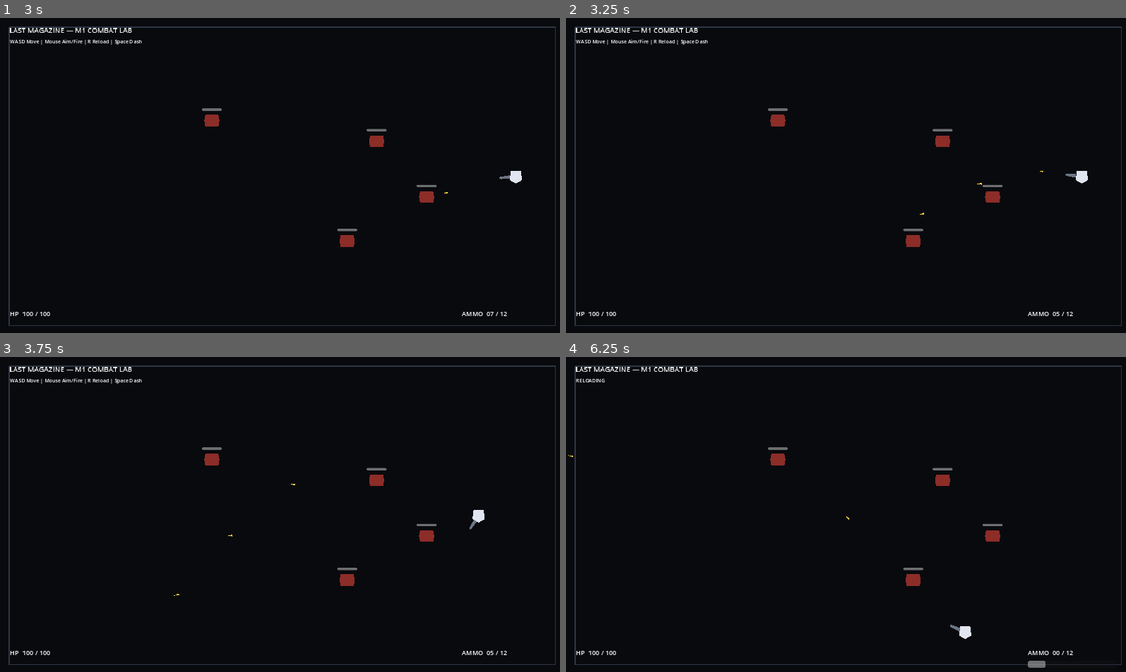
Above: before the commit, frames 1-4 (two rows, left to right).
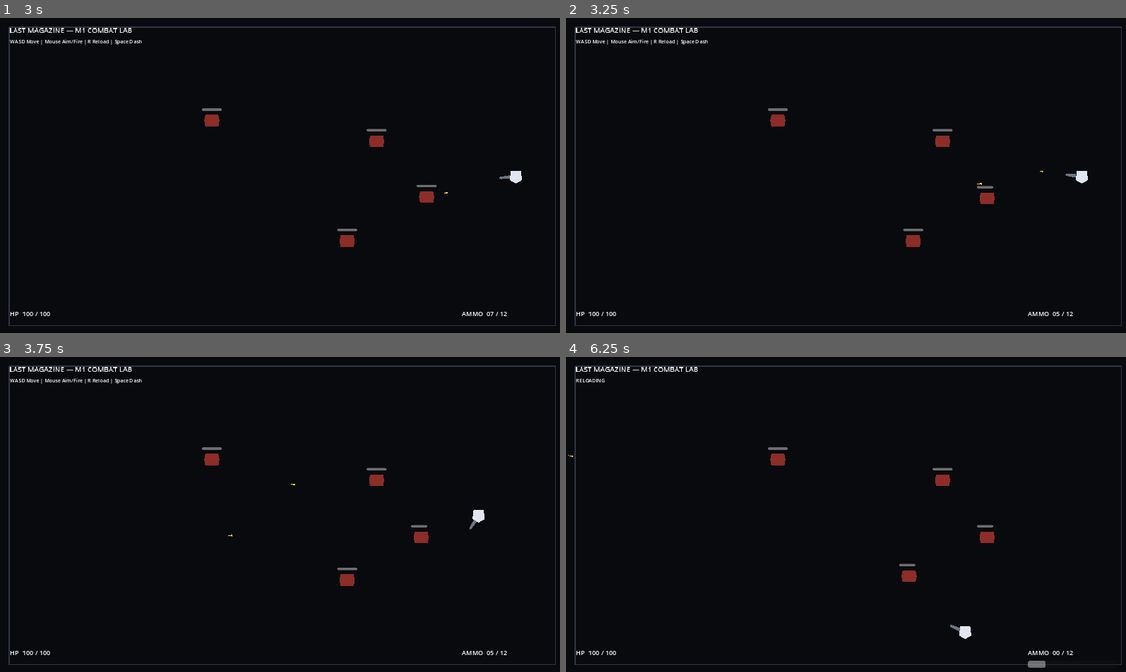
Above: after the commit, the same moments.

Repository: donly987647-max/Topdown-roguelite
Game: Godot game, scene res://scenes/main/Main.tscn
Same seed, same stepped clock (60 frames per second), same inputs: the game is played once before the commit and once after it.
Inputs (mouse positions are in pixels of both pictures, inside the frame that each line leads up to):
- Up to frame 1 (3 s): tap Enter at 0.5 s; move the mouse to (408, 159) at 0.52 s; hold D (move_right) 0.53-1.25 s; tap Space (dash) at 0.6, 2.1 s; click (408, 159) at 0.67 s; drag from (168, 191) to (392, 175) at 1.27 s; move the mouse to (341, 106) at 2.02 s; hold D (move_right) 2.03-2.75 s; drag from (252, 238) to (112, 128) at 2.77 s
- Up to frame 2 (3.25 s): no input
- Up to frame 3 (3.75 s): move the mouse to (453, 561) at 3.52 s; hold A (move_left) from 3.53 s (still down); tap Space (dash) at 3.6 s
- Up to frame 4 (6.25 s): release A (move_left) at 4.25 s; drag from (678, 467) to (762, 435) at 4.27 s; move the mouse to (874, 514) at 5.02 s; hold S (move_down) 5.03-5.75 s; tap Space (dash) at 5.1 s; click (874, 514) at 5.17 s; drag from (762, 435) to (734, 530) at 5.77 s

Frame 1 is identical in both runs. In frame 2, 0.1% of the frame differs, in the area x 63-78%, y 53-63%; in frame 3, 0.1%; in frame 4, 0.3%, in the area x 50-78%, y 50-73%.

Commit message:
Fix target collision mask serialization

Diff:
--- a/scenes/enemies/TargetDummy.tscn
+++ b/scenes/enemies/TargetDummy.tscn
@@ -8,7 +8,7 @@
 [node name="TargetDummy" type="CharacterBody2D"]
 script = ExtResource("1_dummy")
 collision_layer = 16
-collision_mask = 1 | 2
+collision_mask = 3
 
 [node name="CollisionShape2D" type="CollisionShape2D" parent="."]
 shape = SubResource("Circle_dummy")
